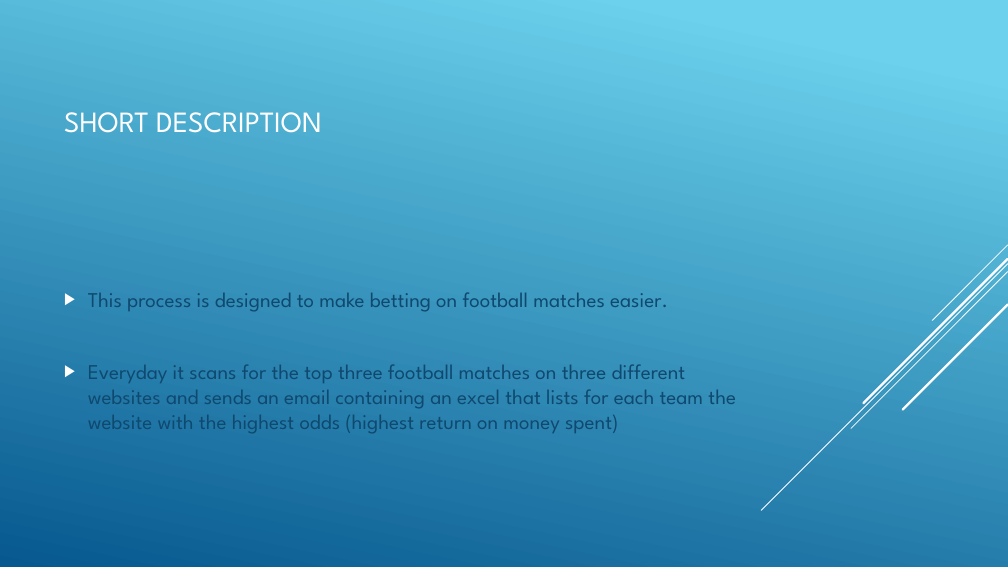
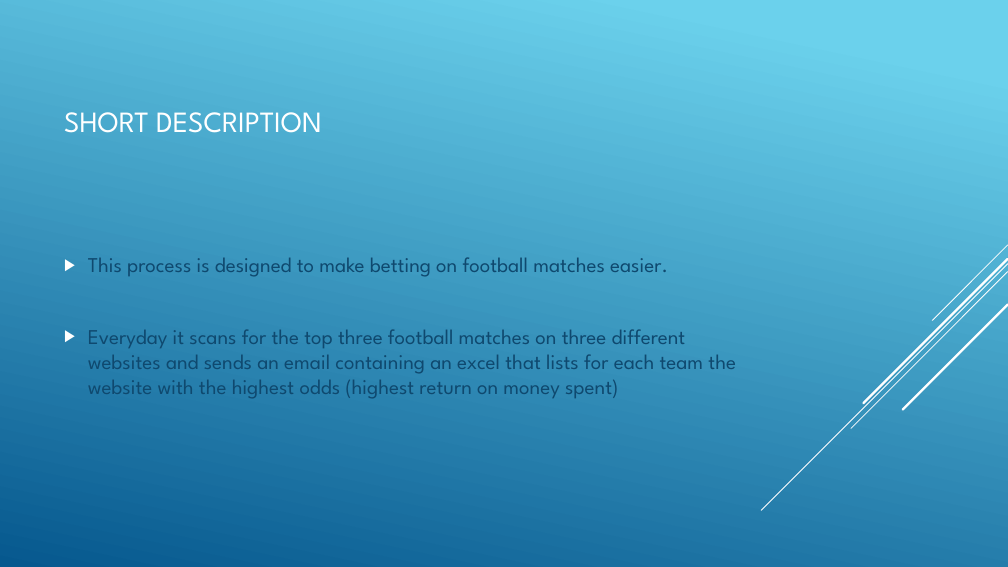
Before and after one commit to SevenStars07/rpa-project, a slide deck: slide 2 of presentation.pptx. Drawn at 1008x567 pixels with LibreOffice and Linux fonts; fonts in the diff are those of the drawing. Boxes give left, top, right and bottom in pixels: in the first picture for what was removed or moved away, otherwise in the second. Text is boxed around its words. In the diff, an @@ line names an element or a change of style, - is before the commit and + after.

```diff
--- a/presentation.pptx
+++ b/presentation.pptx
@@ text "This process is designed to ...": place and size @@
-text "This process is designed to ..." at box(88, 292, 736, 433)
+text "This process is designed to ..." at box(88, 257, 736, 398)
```
Also in this commit, not shown: 2 other slides changed, 10 other files.
